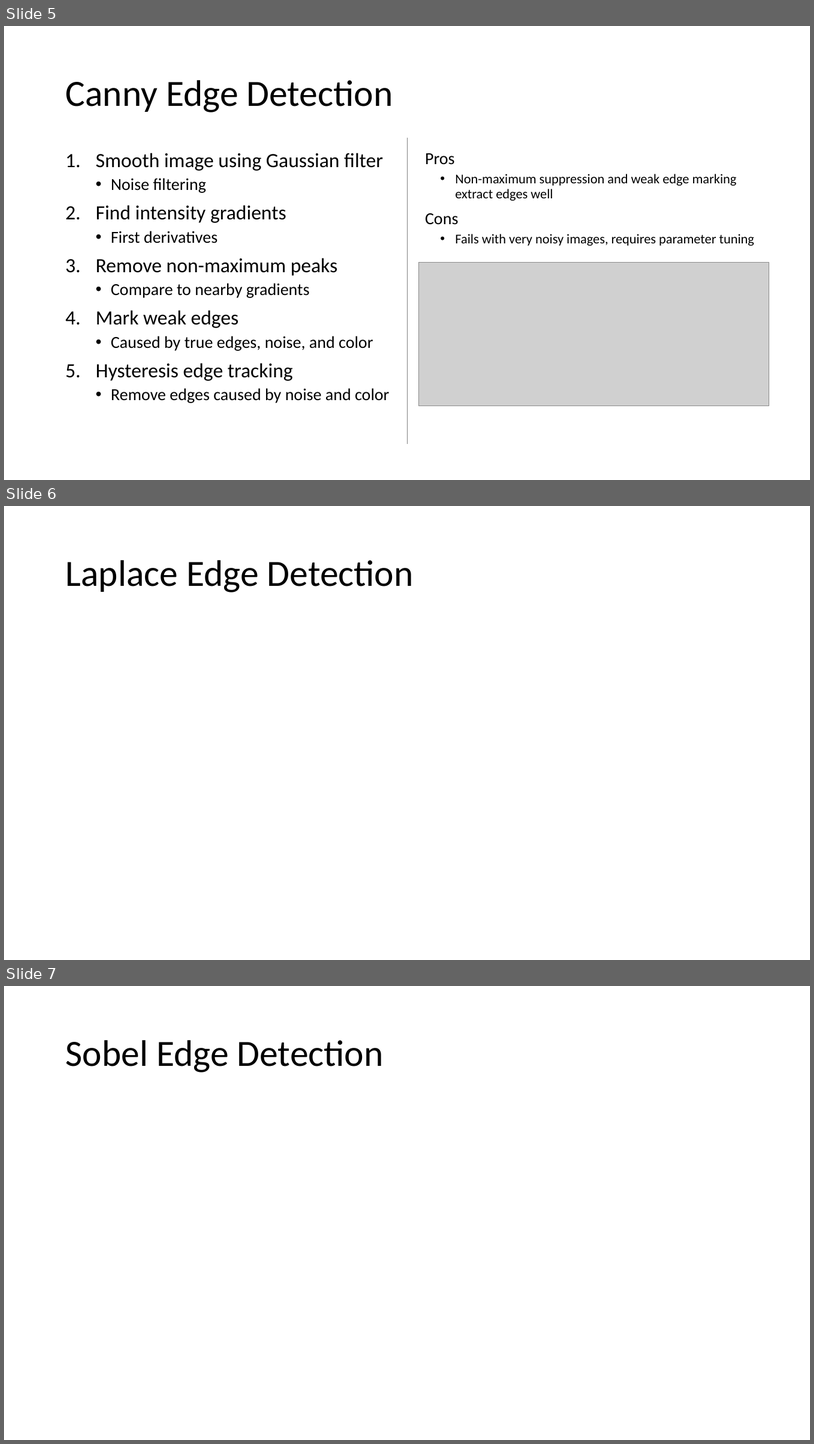
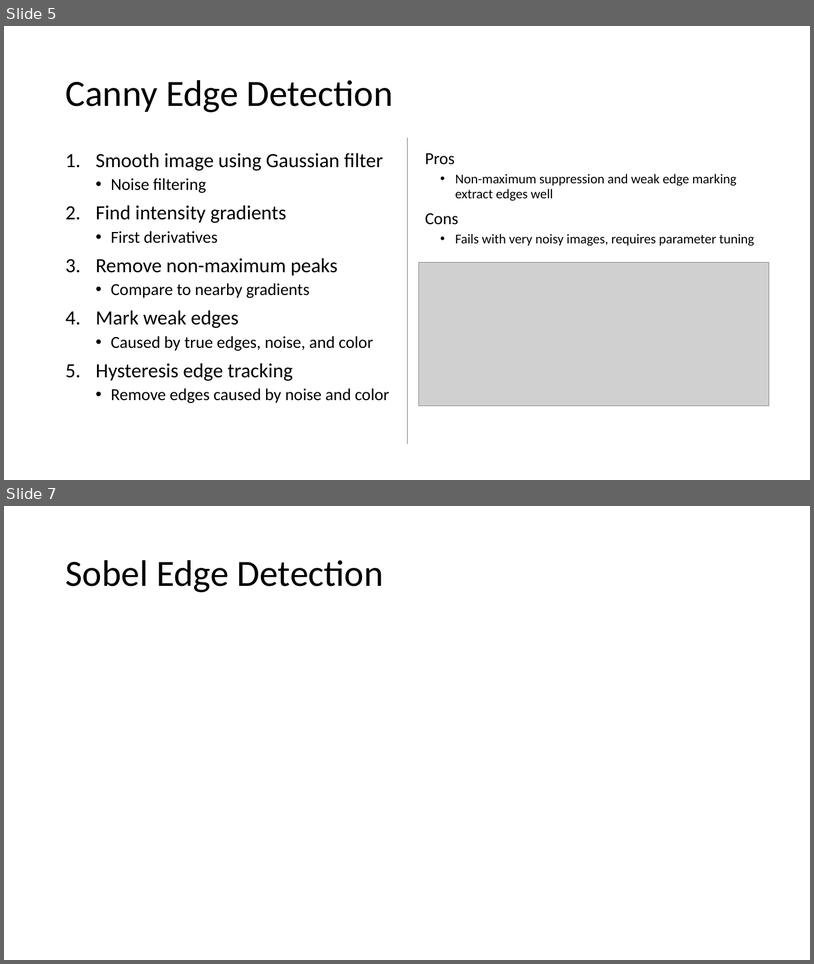
Before and after one commit to rgebhart/nanoBALLS, a slide deck: TechReview_Presentation.pptx. Shown one above the other, each under a label of ours: slides 5, 6 and 7 before the commit, slides 5 and 7 after it; the slides between them are not shown. The pictures are 814x1444 and 814x964 pixels, drawn with LibreOffice and Linux fonts; fonts in the diff are those of the drawing; grey boxes stand for pictures. Boxes give left, top, right and bottom in pixels: in the first picture for what was removed or moved away, otherwise in the second. Text is boxed around its words. In the diff, an @@ line names an element or a change of style, - is before the commit and + after.

```diff
--- a/TechReview_Presentation.pptx
+++ b/TechReview_Presentation.pptx
@@ slide 6 removed at <box>4,506,810,960</box>, background #FFFFFF @@
@@ title removed at <box>65,560,414,592</box> @@
-Laplace Edge Detection
```
Also in this commit, not shown: 1 slide added.
